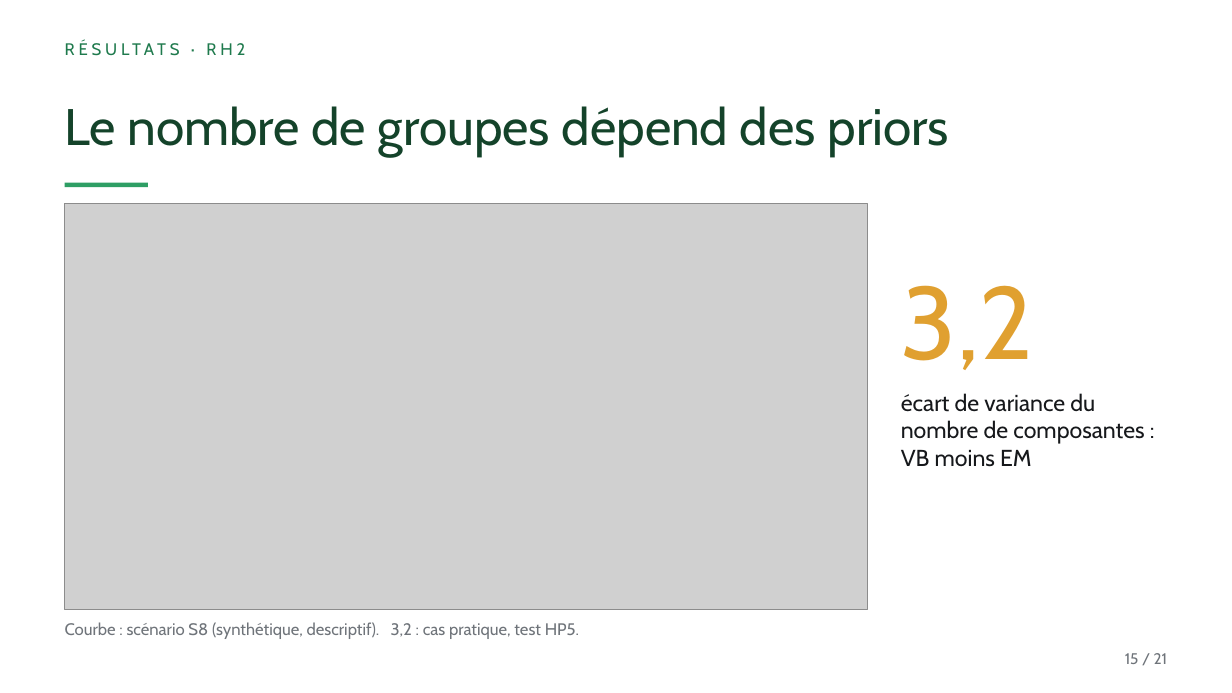
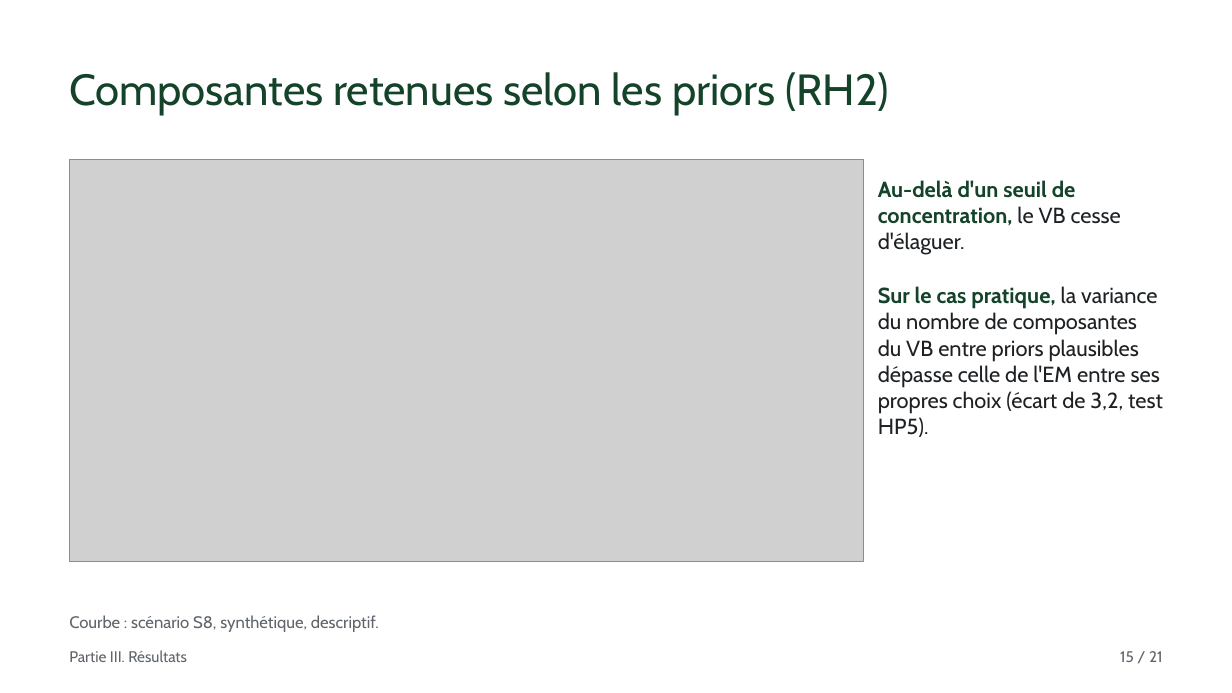
Before and after one commit to Kanaicare8/em-classique-vs-variationnel, a slide deck: slide 15 of presentation/Presoutenance_Icare.pptx. Drawn at 1232x693 pixels with LibreOffice and Linux fonts; fonts in the diff are those of the drawing; grey boxes stand for pictures. Boxes give left, top, right and bottom in pixels: in the first picture for what was removed or moved away, otherwise in the second. Text is boxed around its words. In the diff, an @@ line names an element or a change of style, - is before the commit and + after.

```diff
--- a/presentation/Presoutenance_Icare.pptx
+++ b/presentation/Presoutenance_Icare.pptx
@@ text "Composantes retenues selon les priors ..." at box(69, 72, 889, 115): vertical alignment top to middle @@
@@ text at box(69, 72, 889, 115): text changed; size 13 to 34 pt; text colour #1F7A4D to #14432A @@
-RÉSULTATS · RH2
+Composantes retenues selon les priors (RH2)
@@ text removed at box(65, 106, 949, 156) @@
-Le nombre de groupes dépend des priors
@@ picture: place and size @@
-picture at box(65, 203, 867, 610)
+picture at box(69, 159, 864, 562)
@@ line removed from (65, 185) to (148, 185) @@
@@ text added at box(878, 180, 1163, 437), 17 pt, text #1E2124 @@
+Au-delà d'un seuil de concentration, le VB cesse d'élaguer.
+Sur le cas pratique, la variance du nombre de composantes du VB entre priors plausibles dépasse celle de l'EM entre ses propres choix (écart de 3,2, test HP5).
@@ text removed at box(901, 285, 1033, 370) @@
-3,2
@@ text removed at box(901, 393, 1144, 467) @@
-écart de variance du nombre de composantes : VB moins EM
@@ text at box(69, 615, 379, 632): text changed; text colour #6F747A to #5F656B @@
-Courbe : scénario S8 (synthétique, descriptif). 3,2 : cas pratique, test HP5.
+Courbe : scénario S8, synthétique, descriptif.
@@ text added at box(69, 650, 187, 662), 12 pt, text #5F656B @@
+Partie III. Résultats
@@ text "15 / 21" at box(1120, 651, 1162, 662): text colour #6F747A to #5F656B @@
```
Also in this commit, not shown: 13 other slides changed, 7 slides added, 7 slides removed, 26 other files.
